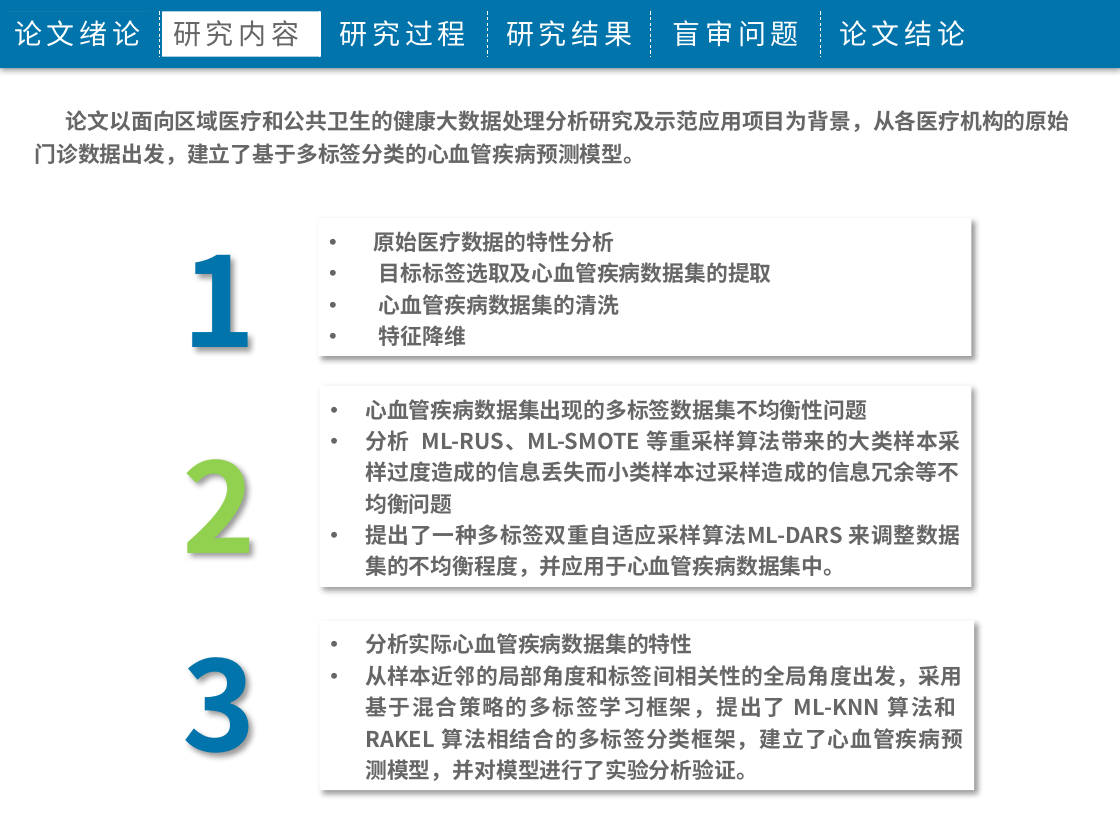
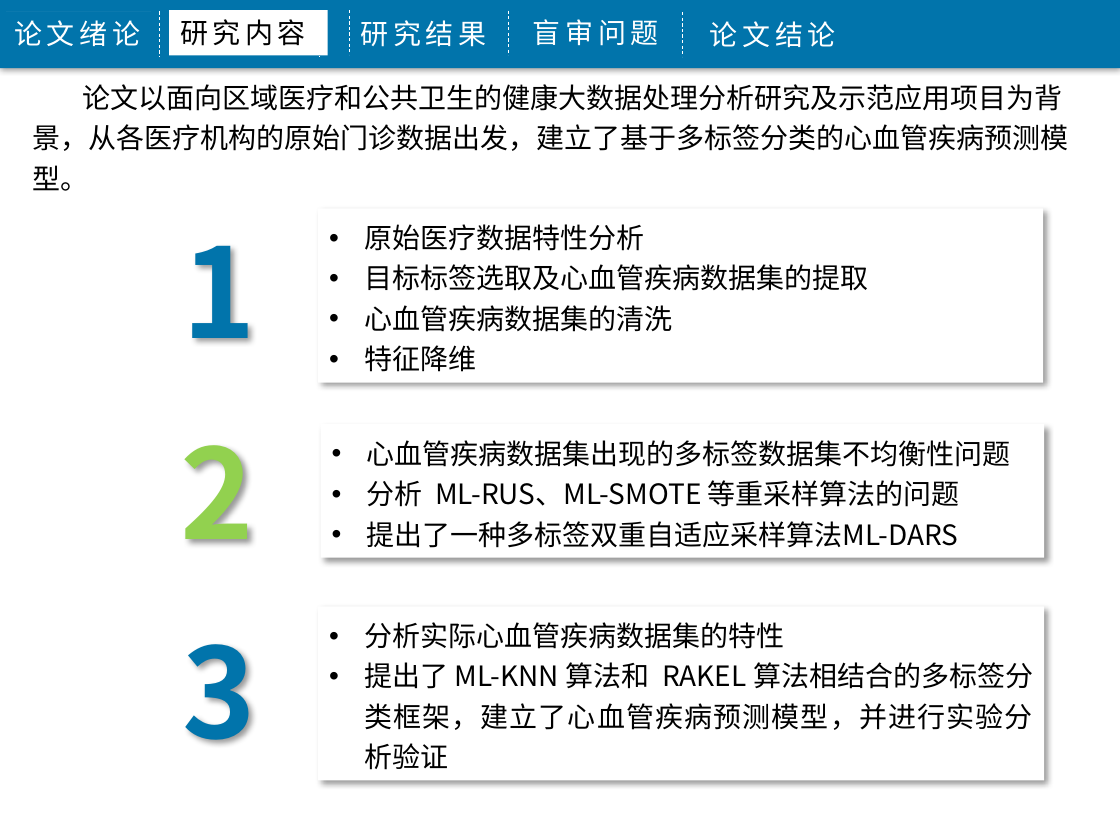
Before and after one commit to j1611328786/Big-Data, a slide deck: slide 6 of 程敬-3115316010-5085班毕业答辩.pptx. Drawn at 1120x840 pixels with LibreOffice and Linux fonts; fonts in the diff are those of the drawing; background and template pictures are left out. Boxes give left, top, right and bottom in pixels: in the first picture for what was removed or moved away, otherwise in the second. Text is boxed around its words. In the diff, an @@ line names an element or a change of style, - is before the commit and + after.

```diff
--- a/程敬-3115316010-5085班毕业答辩.pptx
+++ b/程敬-3115316010-5085班毕业答辩.pptx
@@ rectangle "研究内容": place and size @@
-rectangle "研究内容" at [162, 11, 321, 56]
+rectangle "研究内容" at [169, 10, 328, 55]
@@ rectangle "研究内容" at [169, 10, 328, 55]: text colour #666666 to #000000 @@
@@ text removed at [340, 20, 466, 47] @@
-研究过程
@@ text "研究结果": place and size @@
-text "研究结果" at [506, 20, 632, 47]
+text "研究结果" at [361, 20, 487, 47]
@@ line moved from (651, 11) - (651, 56) to (508, 10) - (508, 55) @@
@@ 2 lines, 1 text: place and size @@
-2 lines, 1 text at [487, 11, 821, 56]
+2 lines, 1 text at [349, 10, 682, 57]
@@ text "论文结论": place and size @@
-text "论文结论" at [839, 20, 965, 47]
+text "论文结论" at [710, 21, 836, 48]
@@ text "论文以面向区域医疗和公共卫生的健康大数据处理分析研究及示范应用项目为背景，从各医疗机构的原始门诊数据出发，建立了基于多标 ...": place and size @@
-text "论文以面向区域医疗和公共卫生的健康大数据处理分析研究及示范应用项目为背景，从各医疗机构的原始门诊数据出发，建立了基于多标 ..." at [34, 110, 1070, 165]
+text "论文以面向区域医疗和公共卫生的健康大数据处理分析研究及示范应用项目为背景，从各医疗机构的原始门诊数据出发，建立了基于多标 ..." at [32, 84, 1068, 191]
@@ text "论文以面向区域医疗和公共卫生的健康大数据处理分析研究及示范应用项目为背景，从各医疗机构的原始门诊数据出发，建立了基于多标 ..." at [32, 84, 1068, 191]: size 14 to 18 pt, text colour #666666 to #000000, bold off @@
@@ text "1": place and size @@
-text "1" at [182, 254, 255, 352]
+text "1" at [182, 245, 255, 342]
@@ rectangle "原始医疗数据特性分析": place and size @@
-rectangle "原始医疗数据特性分析" at [318, 218, 971, 356]
+rectangle "原始医疗数据特性分析" at [318, 208, 1043, 383]
@@ text in rectangle at [364, 224, 644, 251]: text changed; size 14 to 18 pt; text colour #666666 to #000000; bold off @@
-• 原始医疗数据的特性分析
+• 原始医疗数据特性分析
@@ text in rectangle at [364, 264, 868, 372]: size 14 to 18 pt, text colour #666666 to #000000, bold off in "目标标签选取及心血管疾病数据集的提取", "心血管疾病数据集的清洗", "特征降维" @@
@@ text "2": place and size @@
-text "2" at [182, 459, 255, 557]
+text "2" at [180, 445, 253, 544]
@@ rectangle "心血管疾病数据集出现的多标签数据集不均衡性问题": place and size @@
-rectangle "心血管疾病数据集出现的多标签数据集不均衡性问题" at [319, 385, 971, 587]
+rectangle "心血管疾病数据集出现的多标签数据集不均衡性问题" at [320, 424, 1044, 558]
@@ text in rectangle at [367, 440, 1011, 467]: size 14 to 18 pt, text colour #666666 to #000000, bold off in "心血管疾病数据集出现的多标签数据集不均衡性问题" @@
@@ text in rectangle at [367, 480, 960, 548]: text changed; size 14 to 18 pt; text colour #666666 to #000000; bold off @@
-• 分析 ML-RUS、ML-SMOTE 等重采样算法带来的大类样本采样过度造成的信息丢失而小类样本过采样造成的信息冗余等不均衡问题
-• 提出了一种多标签双重自适应采样算法ML-DARS 来调整数据集的不均衡程度，并应用于心血管疾病数据集中。
+• 分析 ML-RUS、ML-SMOTE 等重采样算法的问题
+• 提出了一种多标签双重自适应采样算法ML-DARS
@@ text "3": place and size @@
-text "3" at [182, 657, 255, 758]
+text "3" at [182, 644, 255, 744]
@@ rectangle "分析实际心血管疾病数据集的特性": place and size @@
-rectangle "分析实际心血管疾病数据集的特性" at [319, 620, 974, 790]
+rectangle "分析实际心血管疾病数据集的特性" at [318, 606, 1044, 781]
@@ text in rectangle at [364, 622, 784, 649]: size 14 to 18 pt, text colour #666666 to #000000, bold off in "分析实际心血管疾病数据集的特性" @@
@@ text in rectangle at [364, 662, 1033, 770]: text changed; size 14 to 18 pt; text colour #666666 to #000000; bold off @@
-• 从样本近邻的局部角度和标签间相关性的全局角度出发，采用基于混合策略的多标签学习框架，提出了 ML-KNN 算法和 RAKEL 算法相结合的多标签分类框架，建立了心血管疾病预测模型，并对模型进行了实验分析验证。
+• 提出了 ML-KNN 算法和 RAKEL 算法相结合的多标签分类框架，建立了心血管疾病预测模型，并进行实验分析验证
```
Also in this commit, not shown: 17 other slides changed, 7 slides added, 3 slides removed, 1 other file.
